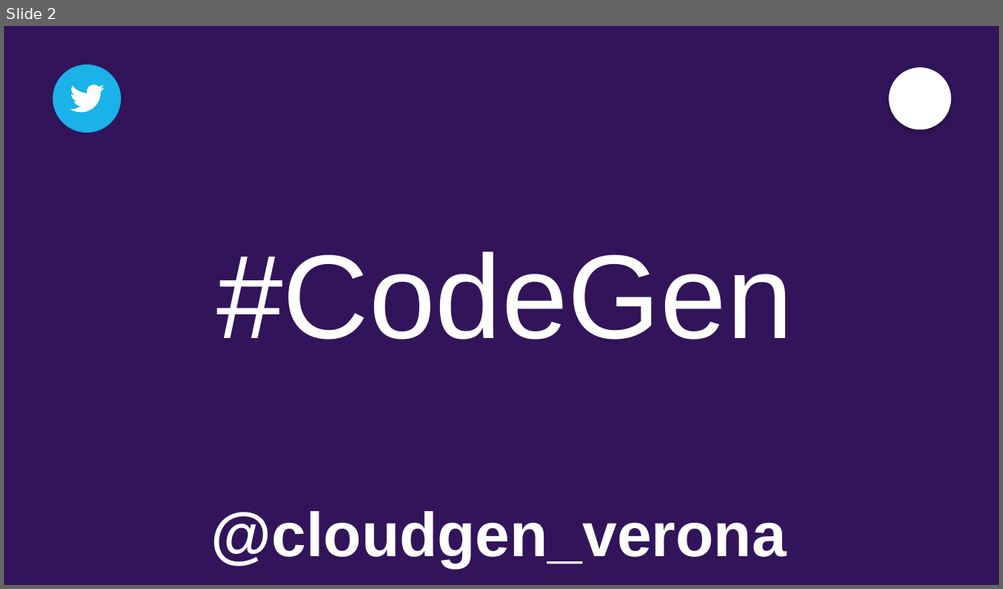
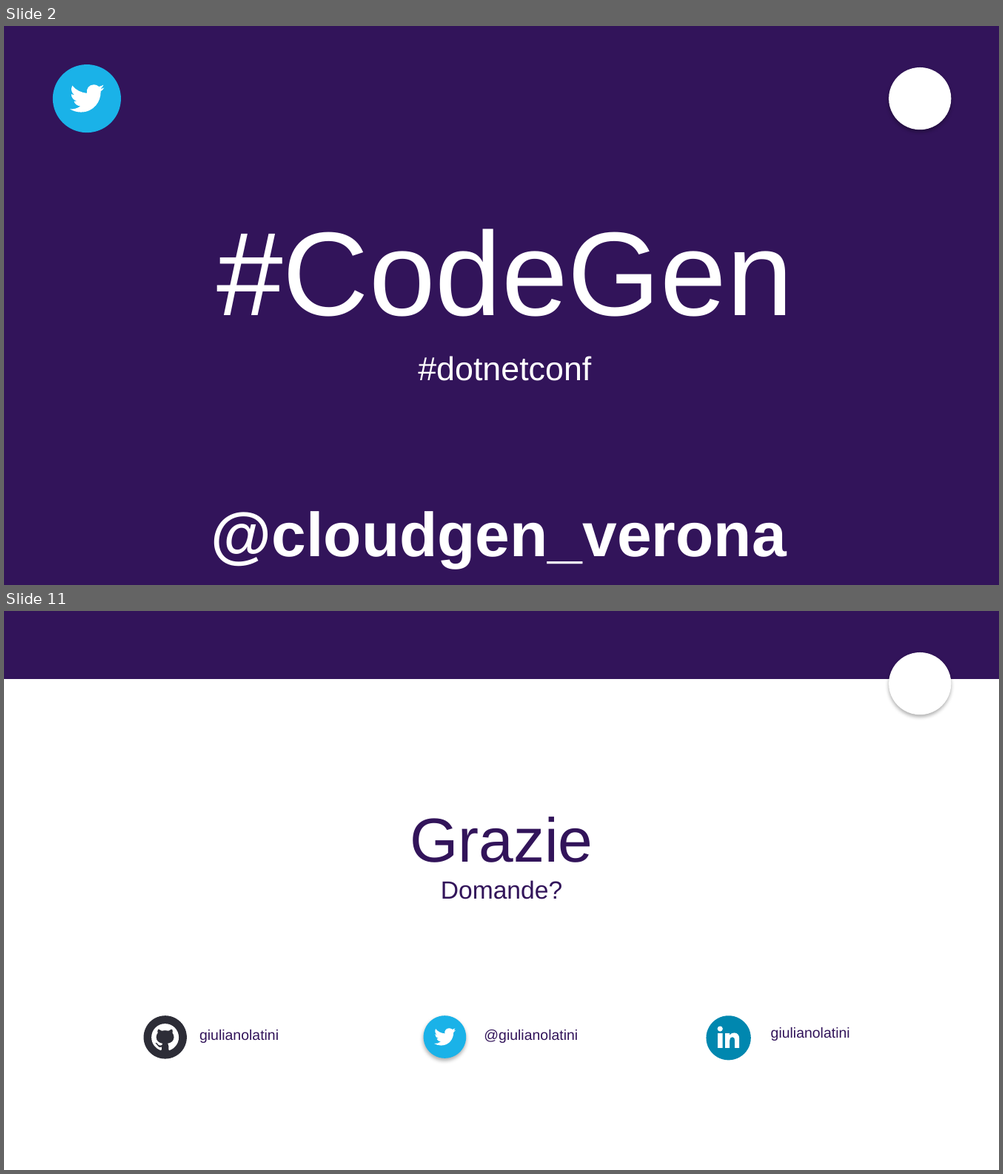
Before and after one commit to giulianolatini/CodeGen2018, a slide deck: slides/CodeGen_Template.pptx. Shown one above the other, each under a label of ours: slide 2 before the commit, slides 2 and 11 after it; the slides between them are not shown. The pictures are 1003x589 and 1003x1174 pixels, drawn with LibreOffice and Linux fonts; fonts in the diff are those of the drawing; background and template pictures are left out. Boxes give left, top, right and bottom in pixels: in the first picture for what was removed or moved away, otherwise in the second. Text is boxed around its words. In the diff, an @@ line names an element or a change of style, - is before the commit and + after.

```diff
--- a/slides/CodeGen_Template.pptx
+++ b/slides/CodeGen_Template.pptx
@@ slide 11 added at box(4, 611, 999, 1170), background #FFFFFF; not listed: 2 template elements that a slide beside it also shows @@
@@ text added at box(410, 817, 592, 900), 24 pt, text #32145A @@
+Grazie
+Domande?
@@ ellipse added at box(144, 1016, 187, 1059), fill #2D2D37 @@
@@ freeform shape added at box(152, 1025, 179, 1051), fill #FFFFFF @@
@@ freeform shape added at box(156, 1025, 170, 1051), fill #FFFFFF @@
@@ text added at box(199, 1030, 279, 1043), 13.9 pt, text #32145A @@
+giulianolatini
@@ ellipse added at box(424, 1016, 466, 1059), fill #1AB2E8 @@
@@ freeform shape added at box(434, 1029, 455, 1046), fill #FFFFFF @@
@@ text added at box(484, 1030, 578, 1043), 13.9 pt, text #32145A @@
+@giulianolatini
@@ ellipse added at box(706, 1016, 751, 1061), fill #0087AF @@
@@ freeform shape added at box(713, 1027, 729, 1051), fill #FFFFFF @@
@@ freeform shape added at box(717, 1025, 729, 1045), fill #FEF8F7 @@
@@ freeform shape added at box(717, 1027, 739, 1048), fill #FFFFFF @@
@@ freeform shape added at box(730, 1025, 739, 1034), fill #FEF8F7 @@
@@ rectangle added at box(739, 1028, 739, 1031), fill #FFFFFF @@
@@ text added at box(771, 1028, 850, 1041), 13.9 pt, text #32145A @@
+giulianolatini
@@ slide 2 changed as well @@
@@ text at box(418, 356, 591, 381): paragraph added @@
+#dotnetconf
```
Also in this commit, not shown: 5 other slides added, 6 slides removed.
